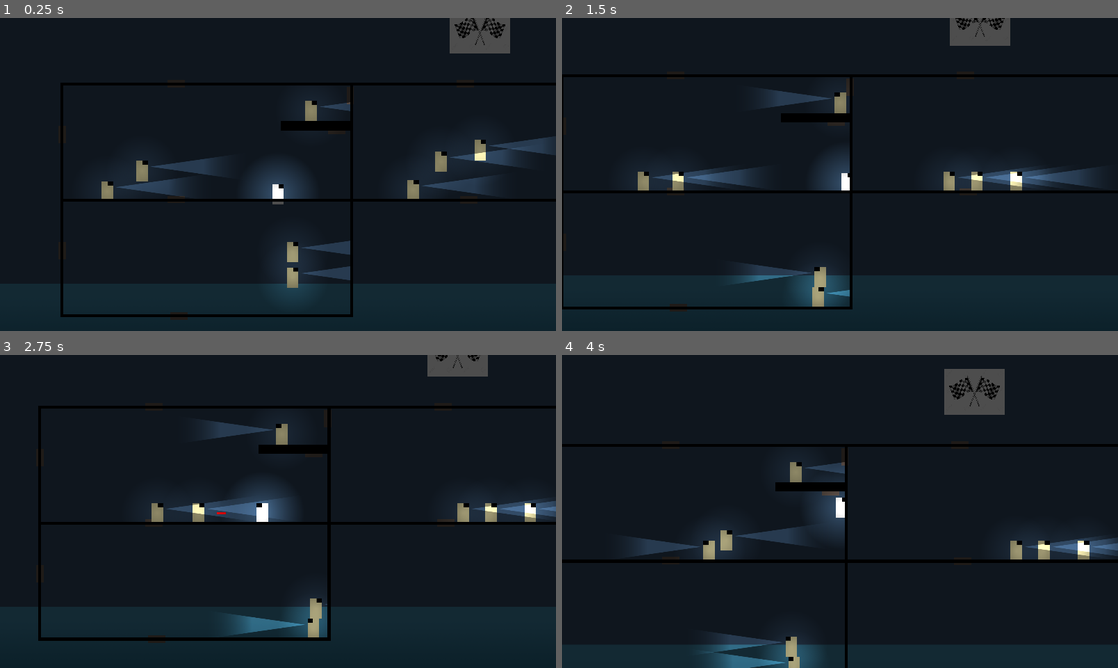
Above: before the commit, frames 1-4 (two rows, left to right).
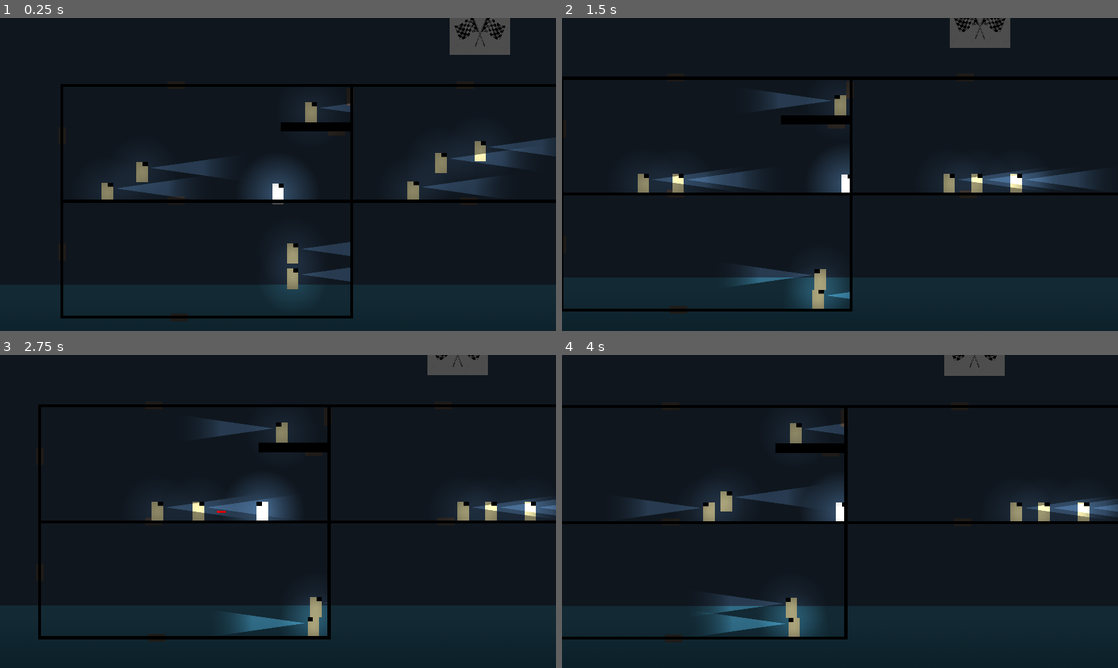
Above: after the commit, the same moments.

Repository: creikey/coldline-florida
Game: Godot game, scene res://Level/Main.tscn
Two runs of this game, one before a commit and one after it. Both use one fixed random seed, a clock stepped at 60 frames per second and the inputs below.
Inputs:
- Up to frame 1 (0.25 s): no input
- Up to frame 2 (1.5 s): hold W (g_up) 0.53-1.28 s; hold D (g_right) from 0.53 s (still down); tap E (g_enter_gateway) at 1.35 s
- Up to frame 3 (2.75 s): tap W (g_up) at 1.52, 1.55, 1.82 s; release D (g_right) at 2.03 s; hold A (g_left) from 2.03 s (still down); hold W (g_up) from 2.03 s (still down)
- Up to frame 4 (4 s): release A (g_left) at 2.78 s; release W (g_up) at 2.78 s; hold D (g_right) from 2.78 s (still down); tap E (g_enter_gateway) at 2.85 s; tap W (g_up) at 3.02, 3.05, 3.32 s; hold W (g_up) from 3.53 s (still down)

The runs differ from the first frame. In frame 1, 2.9% of the frame differs, in the area x 10-100%, y 0-96%; in frame 2, 5.5%; in frame 3, 3.2%; in frame 4, 16%, in the area x 0-100%, y 0-100%.

Commit message:
Tune more values in player script

Diff:
--- a/src/PhysicalBodies/Player/Player.gd
+++ b/src/PhysicalBodies/Player/Player.gd
@@ -4,7 +4,7 @@
 const BUOYANCY_CONSTANT: float = 700.0 # for underwater buoyancyness
 const MOVE_SPEED: float = 300.0
 const JUMP_HEIGHT: float = 200.0
-const JUMP_AIR_TRAVEL: float = 150.0
+const JUMP_AIR_TRAVEL: float = 160.0
 
 const JUMP_GRAVITY: float =  -(-2.0 * JUMP_HEIGHT * pow(MOVE_SPEED, 2.0))/pow(JUMP_AIR_TRAVEL, 2.0)
 const NORMAL_GRAVITY: float = JUMP_GRAVITY*2.5
@@ -28,7 +28,7 @@
 	if _is_underwater():
 		accel += -vel.normalized()*2000.0
 		var vertical: float = float(Input.is_action_pressed("g_down")) - float(Input.is_action_pressed("g_up"))
-		accel.y += vertical*1500.0
+		accel.y += vertical*2500.0
 
 	var horizontal: float = float(Input.is_action_pressed("g_right")) - float(Input.is_action_pressed("g_left"))
 
@@ -49,7 +49,6 @@
 		return
 	if is_on_floor() and event.is_action_pressed("g_up"):
 		_jumped = true
-		printt("Setting jumped to true", _jumped)
 		vel.y = -JUMP_INITIAL_VEL
 	if event.is_action_released("g_up"):
 		_jumped = false
